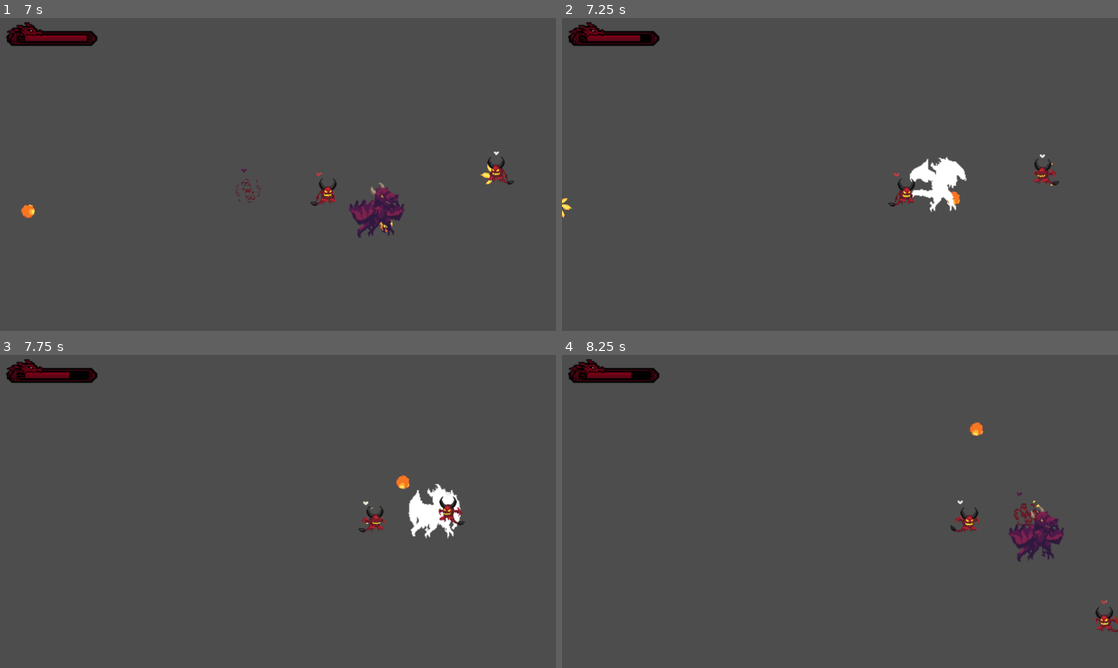
Above: before the commit, frames 1-4 (two rows, left to right).
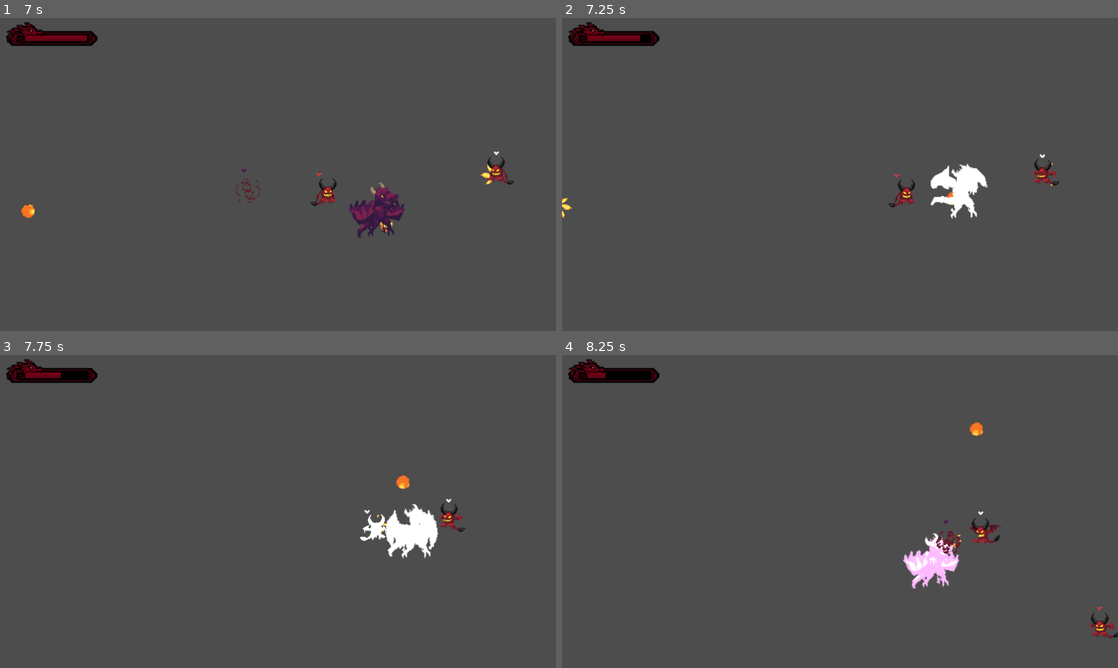
Above: after the commit, the same moments.

Repository: hgomezm92/dragons-abyss
Game: Godot game, scene res://scenes/main/main.tscn
Two runs of this game, one before a commit and one after it. Both use one fixed random seed, a clock stepped at 60 frames per second and the inputs below.
Inputs (mouse positions are in pixels of both pictures, inside the frame that each line leads up to):
- Up to frame 1 (7 s): tap Enter at 0.5 s; move the mouse to (400, 158) at 0.52 s; hold D (move_right) 0.53-1.28 s; hold Space (shoot) 0.53-1.28 s; move the mouse to (166, 190) at 1.27 s; hold S (move_down) 1.28-2.03 s; tap Space (shoot) every 1.5 s from 1.35 to 5.85 s; move the mouse to (333, 105) at 2.02 s; hold D (move_right) 2.03-2.78 s; hold Space (shoot) 2.03-2.78 s; move the mouse to (250, 237) at 2.77 s; hold W (move_up) 2.78-3.53 s; move the mouse to (444, 221) at 3.52 s; hold Space (shoot) 3.53-4.28 s; hold A (move_left) 3.53-5.03 s; move the mouse to (111, 127) at 4.27 s; move the mouse to (305, 174) at 5.02 s; hold S (move_down) 5.03-5.78 s; hold Space (shoot) 5.03-5.78 s; move the mouse to (194, 96) at 5.77 s; hold D (move_right) 5.78-6.53 s; move the mouse to (400, 158) at 6.52 s; hold W (move_up) from 6.53 s (still down); hold Space (shoot) from 6.53 s (still down)
- Up to frame 2 (7.25 s): keep holding W (move_up); keep holding Space (shoot)
- Up to frame 3 (7.75 s): move the mouse to (166, 527) at 7.27 s; release W (move_up) at 7.28 s; release Space (shoot) at 7.28 s; hold D (move_right) from 7.28 s (still down); tap Space (shoot) at 7.35 s
- Up to frame 4 (8.25 s): move the mouse to (895, 442) at 8.02 s; release D (move_right) at 8.03 s; hold S (move_down) from 8.03 s (still down); hold Space (shoot) from 8.03 s (still down)

Frame 1 is identical in both runs. In frame 2, 1.4% of the frame differs, in the area x 58-88%, y 43-65%; in frame 3, 1.9%; in frame 4, 2.9%, in the area x 7-100%, y 5-91%.

Commit message:
Add knockback and tween for damage animation

Diff:
--- a/icon.svg
+++ /dev/null
@@ -1 +0,0 @@
-<svg xmlns="http://www.w3.org/2000/svg" width="128" height="128"><rect width="124" height="124" x="2" y="2" fill="#363d52" stroke="#212532" stroke-width="4" rx="14"/><g fill="#fff" transform="translate(12.322 12.322)scale(.101)"><path d="M105 673v33q407 354 814 0v-33z"/><path fill="#478cbf" d="m105 673 152 14q12 1 15 14l4 67 132 10 8-61q2-11 15-15h162q13 4 15 15l8 61 132-10 4-67q3-13 15-14l152-14V427q30-39 56-81-35-59-83-108-43 20-82 47-40-37-88-64 7-51 8-102-59-28-123-42-26 43-46 89-49-7-98 0-20-46-46-89-64 14-123 42 1 51 8 102-48 27-88 64-39-27-82-47-48 49-83 108 26 42 56 81zm0 33v39c0 276 813 276 814 0v-39l-134 12-5 69q-2 10-14 13l-162 11q-12 0-16-11l-10-65H446l-10 65q-4 11-16 11l-162-11q-12-3-14-13l-5-69z"/><path d="M483 600c0 34 58 34 58 0v-86c0-34-58-34-58 0z"/><circle cx="725" cy="526" r="90"/><circle cx="299" cy="526" r="90"/></g><g fill="#414042" transform="translate(12.322 12.322)scale(.101)"><circle cx="307" cy="532" r="60"/><circle cx="717" cy="532" r="60"/></g></svg>
--- a/project.godot
+++ b/project.godot
@@ -13,7 +13,6 @@
 config/name="Dragones"
 run/main_scene="uid://mqy6u8kyumo6"
 config/features=PackedStringArray("4.5", "GL Compatibility")
-config/icon="res://icon.svg"
 
 [display]
 
--- a/scripts/enemies/enemy.gd
+++ b/scripts/enemies/enemy.gd
@@ -45,13 +45,11 @@
 	self.collision_layer = 0
 	self.collision_mask = 0
 
-	# animation.animation_finished.connect(_on_animation_finished)
 	if !animation.animation_finished.is_connected(_on_animation_finished):
 		animation.animation_finished.connect(_on_animation_finished)
 
 func attack_animation():
 	animation.play("attack")
-	# animation.animation_finished.connect(_on_animation_finished)
 	if !animation.animation_finished.is_connected(_on_animation_finished):
 		animation.animation_finished.connect(_on_animation_finished)
 
@@ -60,3 +58,11 @@
 		queue_free()
 	else:
 		_ready()
+
+func knockback(direction: Vector2):
+		create_tween().tween_property(
+			self,
+			"position",
+			position + direction * 75,
+			0.15
+		)
--- a/scripts/player/player.gd
+++ b/scripts/player/player.gd
@@ -8,6 +8,7 @@
 var _screen_size: Vector2
 var _health: int = 7
 var _game_over_scene = preload("res://scenes/ui/game_over.tscn")
+var _is_knocked_back: bool = false
 
 signal damage_taken
 
@@ -31,7 +32,9 @@
 		velocity = velocity.normalized() * _speed
 		_animation.play()
 
-	move_and_slide()
+	if !_is_knocked_back:
+		move_and_slide()
+
 
 func _input(event: InputEvent) -> void:
 	if event.is_action_pressed("shoot"):
@@ -59,9 +62,19 @@
 	_health -= dmg
 	damage_taken.emit(_health)
 
-	modulate = Color(18.892, 18.892, 18.892)
-	await get_tree().create_timer(0.15).timeout
-	modulate = Color.WHITE
+	var tween = create_tween()
+	tween.tween_property(
+		self,
+		"modulate",
+		Color(18.892, 18.892, 18.892),
+		0.15
+	).set_trans(Tween.TRANS_SINE).set_ease(Tween.EASE_OUT)
+	tween.tween_property(
+		self,
+		"modulate",
+		Color.WHITE,
+		0.15
+	).set_trans(Tween.TRANS_SINE).set_ease(Tween.EASE_OUT)
 
 	if _health <= 0:
 		_death()
@@ -75,7 +88,27 @@
 	if area.is_in_group("enemy_hitbox"):
 		_take_damage(area.damage)
 		area.get_parent().attack_animation()
+		#area.get_parent().knockback((global_position - area.position).normalized())
 		_collision.set_deferred("disabled", true)
+		_apply_knockback((global_position - area.global_position).normalized())
+
+
+func _apply_knockback(direction: Vector2):
+	if _is_knocked_back:
+		return
+
+	_is_knocked_back = true
+
+	var tween = create_tween()
+	tween.tween_property(
+			self,
+			"global_position",
+			global_position + direction * 75,
+			0.15
+		).set_trans(Tween.TRANS_SINE).set_ease(Tween.EASE_OUT)
+
+	tween.finished.connect(func():
+		_is_knocked_back = false)
 
 func start(pos):
 	position = pos
--- a/scripts/ui/hud.gd
+++ b/scripts/ui/hud.gd
@@ -7,4 +7,5 @@
 	_health_bar.frame = 0
 
 func update_health_bar(frame):
+	#create_tween().tween_property(_health_bar, "frame", 7 - frame, 2)
 	_health_bar.frame = 7 - frame
Not shown, removed: icon.svg.import
